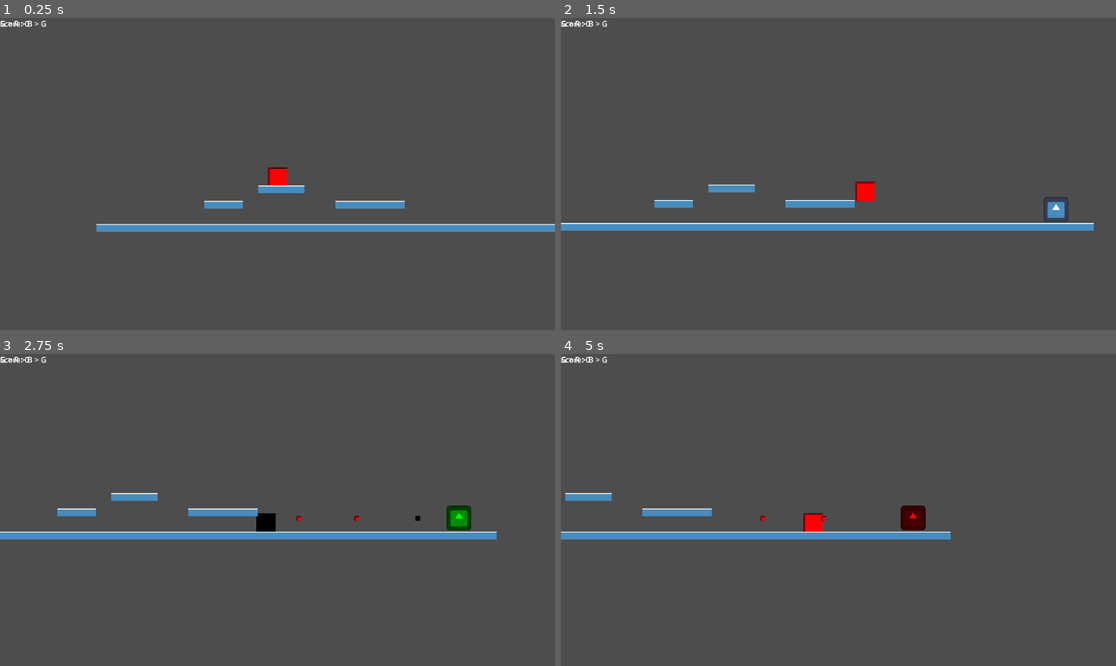
Above: before the commit, frames 1-4 (two rows, left to right).
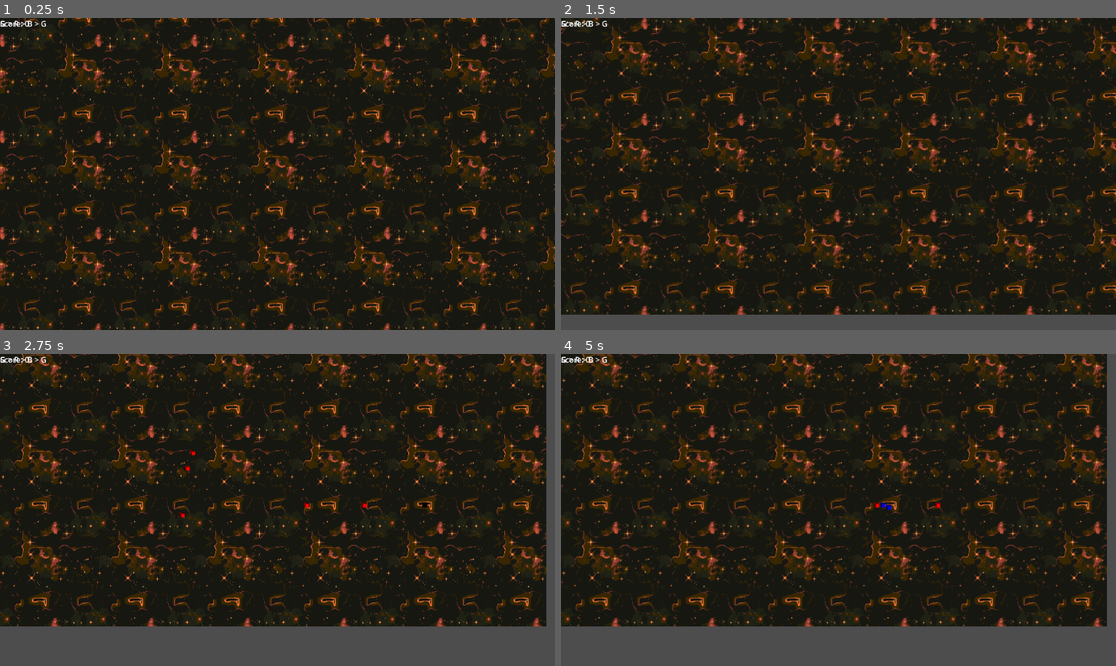
Above: after the commit, the same moments.

Repository: erlint1212/prosjekt-kristiania
Game: Godot game, scene res://levels/level_01.tscn
Same seed, same stepped clock (60 frames per second), same inputs: the game is played once before the commit and once after it. The engine's default icon, where the game draws it, is replaced by a stand-in: a white triangle on a blue panel in a dark square.
Inputs:
- Up to frame 1 (0.25 s): no input
- Up to frame 2 (1.5 s): tap Enter (ui_accept) at 0.5, 0.6, 0.77, 1.07 s; hold Right (ui_right) from 0.53 s (still down); tap 1 at 1.35 s
- Up to frame 3 (2.75 s): tap Enter (ui_accept) at 1.52, 1.55, 1.82, 2.3 s; release Right (ui_right) at 2.03 s; hold Left (ui_left) from 2.03 s (still down); tap 2 at 2.1 s
- Up to frame 4 (5 s): release Left (ui_left) at 2.78 s; hold Right (ui_right) 2.78-4.28 s; tap 3 at 2.85 s; tap Enter (ui_accept) at 3.02, 3.05, 3.32, 3.6, 3.77, 4.07, 4.52, 4.55, 4.82 s; hold Left (ui_left) from 4.28 s (still down); tap 1 at 4.35 s

The runs differ from the first frame. In frame 1, 100% of the frame differs, in the area x 0-100%, y 0-100%; in frame 2, 95%; in frame 3, 86%; in frame 4, 86%.

Commit message:
added shotgun attack pattern, added background and potential assets to use

Diff:
--- /dev/null
+++ b/characters/enemies/shotgun.gd
@@ -0,0 +1,219 @@
+extends CharacterBody2D
+
+enum ColorState { RED, GREEN, BLUE }
+enum AttackType { BURST, SHOTGUN }
+
+@export_category("Combat Settings")
+@export var bullet_scene: PackedScene
+@export var shoot_direction: Vector2 = Vector2.LEFT
+
+# Define the sequence of colors to shoot.
+# Default pattern: Red -> Red -> Green -> Blue
+@export var color_pattern: Array[ColorState] = [
+	ColorState.RED,
+	ColorState.RED,
+	ColorState.GREEN,
+	ColorState.BLUE
+]
+
+@export_category("Burst Settings")
+@export var burst_count: int = 3      # How many bullets per burst
+@export var shot_delay: float = 0.3   # Time between shots inside a burst
+@export var burst_reload_time: float = 2.0  # Time between bursts
+
+@export_category("Shotgun Settings")
+@export var bullet_count: int = 8
+@export var spread_angle_deg: float = 45.0
+@export var shotgun_reload_time: float = 2.0
+
+@export_category("Attack Randomness")
+@export var attack_types: Array[AttackType] = [
+	AttackType.BURST,
+	AttackType.SHOTGUN
+]
+@export var attack_weights: Array[float] = [
+	1.0, # BURST weight
+	0.5  # SHOTGUN weight
+]
+@export var attack_cooldowns: Array[float] = [
+	2.0, # BURST cooldown
+	2.0  # SHOTGUN cooldown
+]
+
+@onready var muzzle: Marker2D = $Marker2D
+@onready var timer: Timer = $Timer
+@onready var sprite: Sprite2D = $Sprite2D
+
+var health: int = 3
+var current_pattern_index: int = 0 # Tracks position in the color_pattern array
+
+var rng: = RandomNumberGenerator.new()
+var is_attacking: = false
+var last_attack_index: = -1
+
+func _ready() -> void:
+	# Set the timer to the "Reload" time
+	rng.randomize()
+	timer.wait_time = burst_reload_time
+	timer.start()
+	timer.timeout.connect(_on_timer_timeout)
+
+func _on_timer_timeout() -> void:
+	# When timer hits 0, fire a whole burst
+	if is_attacking: return
+
+	is_attacking = true
+
+	var idx: int = roll_weighted_attack()
+
+	# Safety if arrays are mismatched / empty
+	if attack_types.is_empty():
+		idx = 0
+	elif idx < 0 or idx >= attack_types.size():
+		idx = 0
+
+	var attack: AttackType = int(attack_types[idx])
+
+	match attack:
+		AttackType.BURST:
+			await fire_burst()
+		AttackType.SHOTGUN:
+			fire_shotgun()
+
+	_schedule_next_attack(get_attack_cooldown(idx))
+
+	is_attacking = false
+	timer.start()
+
+# -------------------------
+# Attacks
+# -------------------------
+func fire_burst() -> void:
+	# Loop X times for the burst
+	print("burst fired")
+
+	for i in range(burst_count):
+		shoot_next_bullet(shoot_direction.normalized())
+
+		# Pause execution for a split second between shots
+		# (This creates the rapid-fire effect)
+		await get_tree().create_timer(shot_delay).timeout
+
+func fire_shotgun() -> void:
+	print("shotgun fired")
+	if bullet_scene == null: return
+	if color_pattern.is_empty(): return
+
+	var base_dir: Vector2 = shoot_direction.normalized()
+	var count: int = max(1, bullet_count)
+
+	# Choose ONE color for the whole blast (do NOT advance per pellet)
+	var chosen_color: ColorState = (int(color_pattern[current_pattern_index]) as ColorState)
+	update_visual_color(chosen_color)
+
+	var half: float = spread_angle_deg * 0.5
+
+	if count == 1:
+		shoot_next_bullet(base_dir)
+	else:
+		for i in range(count):
+			# evenly spaced angles across the cone
+			var t: float = float(i) / float(count - 1) # 0..1
+			var angle_deg: float = lerp(-half, half, t)
+			var dir: Vector2 = base_dir.rotated(deg_to_rad(angle_deg)).normalized()
+			spawn_bullet(dir, chosen_color)
+
+# Advance pattern ONCE after the whole shotgun blast
+	current_pattern_index = (current_pattern_index + 1) % color_pattern.size()
+
+# -------------------------
+# Bullet spawning (color pattern preserved)
+# -------------------------
+func shoot_next_bullet(dir: Vector2) -> void:
+	if bullet_scene == null: return
+
+	if color_pattern.is_empty(): return
+
+	# 1. Determine which color to use from the pattern
+	var chosen_color: ColorState = int(color_pattern[current_pattern_index])
+	# 2. Update the Enemy's visual color to match what it just shot
+	update_visual_color(chosen_color)
+
+	# 3. Create and Fire Bullet
+	var bullet = bullet_scene.instantiate()
+	bullet.global_position = muzzle.global_position
+	bullet.direction = shoot_direction
+	bullet.bullet_color = chosen_color
+
+	get_parent().add_child(bullet)
+
+	# 4. Advance the pattern index (Loop back to 0 if at end)
+	current_pattern_index = (current_pattern_index + 1) % color_pattern.size()
+
+func spawn_bullet(dir: Vector2, color: ColorState) -> void:
+	var bullet = bullet_scene.instantiate()
+	bullet.global_position = muzzle.global_position
+	bullet.direction = dir
+	bullet.bullet_color = color
+	get_parent().add_child(bullet)
+
+func roll_weighted_attack() -> int:
+	# Returns an index into attack_types/weights/cooldowns
+	if attack_types.is_empty():
+		return 0
+
+	# If weights array is wrong size, fallback to uniform random
+	if attack_weights.size() != attack_types.size():
+		return rng.randi_range(0,attack_types.size())
+
+	var total: float = 0.0
+	for w in attack_weights:
+		total += max(w, 0.0)
+
+	if total <= 0.0:
+		return rng.randi_range(0, attack_types.size() - 1)
+
+	var r: float = rng.randf() * total
+	for i in range(attack_weights.size()):
+		r -= max(attack_weights[i], 0.0)
+		if r <= 0.0:
+			return i
+
+	return attack_weights.size() - 1
+
+func get_attack_cooldown(idx: int) -> float:
+	if attack_cooldowns.size() == attack_types.size():
+		return max(0.0, attack_cooldowns[idx])
+	return 2.0
+
+func _schedule_next_attack(seconds: float) -> void:
+	timer.stop()
+	timer.wait_time = max(0.01, seconds)
+
+func update_visual_color(state: ColorState) -> void:
+	match state:
+		ColorState.RED: sprite.modulate = Color.RED
+		ColorState.GREEN: sprite.modulate = Color.GREEN
+		ColorState.BLUE: sprite.modulate = Color.BLUE
+
+func take_damage(amount: int) -> void:
+	health -= amount
+	print("Enemy Health: ", health)
+
+	# Flash White
+	var tween = create_tween()
+	tween.tween_property(sprite, "modulate", Color.WHITE, 0.1)
+	# Return to the color of the NEXT bullet in the chamber
+	var next_color = color_pattern[current_pattern_index]
+	tween.tween_property(sprite, "modulate", get_color_value(next_color), 0.1)
+
+	if health <= 0:
+		queue_free()
+
+# Helper to convert Enum to actual Color
+func get_color_value(state: ColorState) -> Color:
+	match state:
+		ColorState.RED: return Color.RED
+		ColorState.GREEN: return Color.GREEN
+		ColorState.BLUE: return Color.BLUE
+	return Color.WHITE
--- /dev/null
+++ b/characters/enemies/shotgun.tscn
@@ -0,0 +1,24 @@
+[gd_scene format=3 uid="uid://bxd5iyfsbk7tn"]
+
+[ext_resource type="Script" uid="uid://87n1gmvdokbd" path="res://characters/enemies/shotgun.gd" id="1_7dq22"]
+[ext_resource type="Texture2D" uid="uid://u6u67slvbv3p" path="res://icon.svg" id="3_kq6yk"]
+
+[sub_resource type="RectangleShape2D" id="RectangleShape2D_aqu4p"]
+
+[node name="Shotgun" type="CharacterBody2D" unique_id=627157932 groups=["Enemies"]]
+collision_layer = 5
+script = ExtResource("1_7dq22")
+
+[node name="Sprite2D" type="Sprite2D" parent="." unique_id=1610434282]
+scale = Vector2(0.4, 0.4)
+texture = ExtResource("3_kq6yk")
+flip_h = true
+
+[node name="CollisionShape2D" type="CollisionShape2D" parent="." unique_id=1534417879]
+shape = SubResource("RectangleShape2D_aqu4p")
+
+[node name="Marker2D" type="Marker2D" parent="." unique_id=984004818]
+position = Vector2(-41, 0)
+
+[node name="Timer" type="Timer" parent="." unique_id=1211394925]
+autostart = true
--- a/characters/player/player.gd
+++ b/characters/player/player.gd
@@ -26,7 +26,7 @@
 
 	# 2. Handle Jump
 	# "ui_accept" is mapped to Spacebar/Enter by default
-	if Input.is_action_just_pressed("ui_accept") and is_on_floor():
+	if Input.is_action_just_pressed("ui_up") and is_on_floor():
 		velocity.y = jump_velocity
 
 	# 3. Handle Left/Right Movement
--- a/levels/level_01.tscn
+++ b/levels/level_01.tscn
@@ -5,6 +5,9 @@
 [ext_resource type="PackedScene" uid="uid://cihjtbk4yn5bn" path="res://ui/hud.tscn" id="2_81a5f"]
 [ext_resource type="Texture2D" uid="uid://u6u67slvbv3p" path="res://icon.svg" id="4_gg43x"]
 [ext_resource type="PackedScene" uid="uid://bwg4sy1661mly" path="res://characters/enemies/simple_shooter.tscn" id="5_mllcm"]
+[ext_resource type="PackedScene" uid="uid://bxd5iyfsbk7tn" path="res://characters/enemies/shotgun.tscn" id="6_q7ibo"]
+[ext_resource type="PackedScene" uid="uid://b1cvwebdhvjmu" path="res://projectiles/bullet/bullet.tscn" id="7_cg8v6"]
+[ext_resource type="Texture2D" uid="uid://dc5bvjyjy258q" path="res://assets/Space-Background.png" id="8_j0sdw"]
 
 [sub_resource type="PhysicsMaterial" id="PhysicsMaterial_gg43x"]
 
@@ -126,3 +129,16 @@
 
 [node name="SimpleShooter" parent="." unique_id=627157932 instance=ExtResource("5_mllcm")]
 position = Vector2(1058, 532)
+
+[node name="Shotgun" parent="." unique_id=2045061379 instance=ExtResource("6_q7ibo")]
+position = Vector2(800, 536)
+bullet_scene = ExtResource("7_cg8v6")
+
+[node name="TextureRect" type="TextureRect" parent="." unique_id=865110090]
+texture_repeat = 2
+offset_left = -216.0
+offset_top = 128.0
+offset_right = 1224.0
+offset_bottom = 784.0
+texture = ExtResource("8_j0sdw")
+stretch_mode = 1
--- a/project.godot
+++ b/project.godot
@@ -23,6 +23,41 @@
 
 Enemies=""
 
+[input]
+
+ui_left={
+"deadzone": 0.5,
+"events": [Object(InputEventKey,"resource_local_to_scene":false,"resource_name":"","device":0,"window_id":0,"alt_pressed":false,"shift_pressed":false,"ctrl_pressed":false,"meta_pressed":false,"pressed":false,"keycode":4194319,"physical_keycode":0,"key_label":0,"unicode":0,"location":0,"echo":false,"script":null)
+, Object(InputEventKey,"resource_local_to_scene":false,"resource_name":"","device":-1,"window_id":0,"alt_pressed":false,"shift_pressed":false,"ctrl_pressed":false,"meta_pressed":false,"pressed":false,"keycode":0,"physical_keycode":65,"key_label":0,"unicode":97,"location":0,"echo":false,"script":null)
+, Object(InputEventJoypadButton,"resource_local_to_scene":false,"resource_name":"","device":-1,"button_index":13,"pressure":0.0,"pressed":false,"script":null)
+, Object(InputEventJoypadMotion,"resource_local_to_scene":false,"resource_name":"","device":-1,"axis":0,"axis_value":-1.0,"script":null)
+]
+}
+ui_right={
+"deadzone": 0.5,
+"events": [Object(InputEventKey,"resource_local_to_scene":false,"resource_name":"","device":0,"window_id":0,"alt_pressed":false,"shift_pressed":false,"ctrl_pressed":false,"meta_pressed":false,"pressed":false,"keycode":4194321,"physical_keycode":0,"key_label":0,"unicode":0,"location":0,"echo":false,"script":null)
+, Object(InputEventKey,"resource_local_to_scene":false,"resource_name":"","device":-1,"window_id":0,"alt_pressed":false,"shift_pressed":false,"ctrl_pressed":false,"meta_pressed":false,"pressed":false,"keycode":0,"physical_keycode":68,"key_label":0,"unicode":100,"location":0,"echo":false,"script":null)
+, Object(InputEventJoypadButton,"resource_local_to_scene":false,"resource_name":"","device":-1,"button_index":14,"pressure":0.0,"pressed":false,"script":null)
+, Object(InputEventJoypadMotion,"resource_local_to_scene":false,"resource_name":"","device":-1,"axis":0,"axis_value":1.0,"script":null)
+]
+}
+ui_up={
+"deadzone": 0.5,
+"events": [Object(InputEventKey,"resource_local_to_scene":false,"resource_name":"","device":0,"window_id":0,"alt_pressed":false,"shift_pressed":false,"ctrl_pressed":false,"meta_pressed":false,"pressed":false,"keycode":4194320,"physical_keycode":0,"key_label":0,"unicode":0,"location":0,"echo":false,"script":null)
+, Object(InputEventKey,"resource_local_to_scene":false,"resource_name":"","device":0,"window_id":0,"alt_pressed":false,"shift_pressed":false,"ctrl_pressed":false,"meta_pressed":false,"pressed":false,"keycode":0,"physical_keycode":87,"key_label":0,"unicode":0,"location":0,"echo":false,"script":null)
+, Object(InputEventJoypadButton,"resource_local_to_scene":false,"resource_name":"","device":-1,"button_index":11,"pressure":0.0,"pressed":false,"script":null)
+, Object(InputEventJoypadMotion,"resource_local_to_scene":false,"resource_name":"","device":-1,"axis":1,"axis_value":-1.0,"script":null)
+]
+}
+ui_down={
+"deadzone": 0.5,
+"events": [Object(InputEventKey,"resource_local_to_scene":false,"resource_name":"","device":0,"window_id":0,"alt_pressed":false,"shift_pressed":false,"ctrl_pressed":false,"meta_pressed":false,"pressed":false,"keycode":4194322,"physical_keycode":0,"key_label":0,"unicode":0,"location":0,"echo":false,"script":null)
+, Object(InputEventKey,"resource_local_to_scene":false,"resource_name":"","device":0,"window_id":0,"alt_pressed":false,"shift_pressed":false,"ctrl_pressed":false,"meta_pressed":false,"pressed":false,"keycode":0,"physical_keycode":83,"key_label":0,"unicode":0,"location":0,"echo":false,"script":null)
+, Object(InputEventJoypadButton,"resource_local_to_scene":false,"resource_name":"","device":-1,"button_index":12,"pressure":0.0,"pressed":false,"script":null)
+, Object(InputEventJoypadMotion,"resource_local_to_scene":false,"resource_name":"","device":-1,"axis":1,"axis_value":1.0,"script":null)
+]
+}
+
 [physics]
 
 3d/physics_engine="Jolt Physics"
Binary file added: assets/Blue-Barrier.png
Not shown, added: assets/Blue-Barrier.png.import
Binary file added: assets/Green-Barrier.png
Not shown, added: assets/Green-Barrier.png.import
Binary file added: assets/Red-Barrier.png
Not shown, added: assets/Red-Barrier.png.import
Binary file added: assets/Space-Background.png
Not shown, added: assets/Space-Background.png.import
Not shown, added: characters/enemies/shotgun.gd.uid
